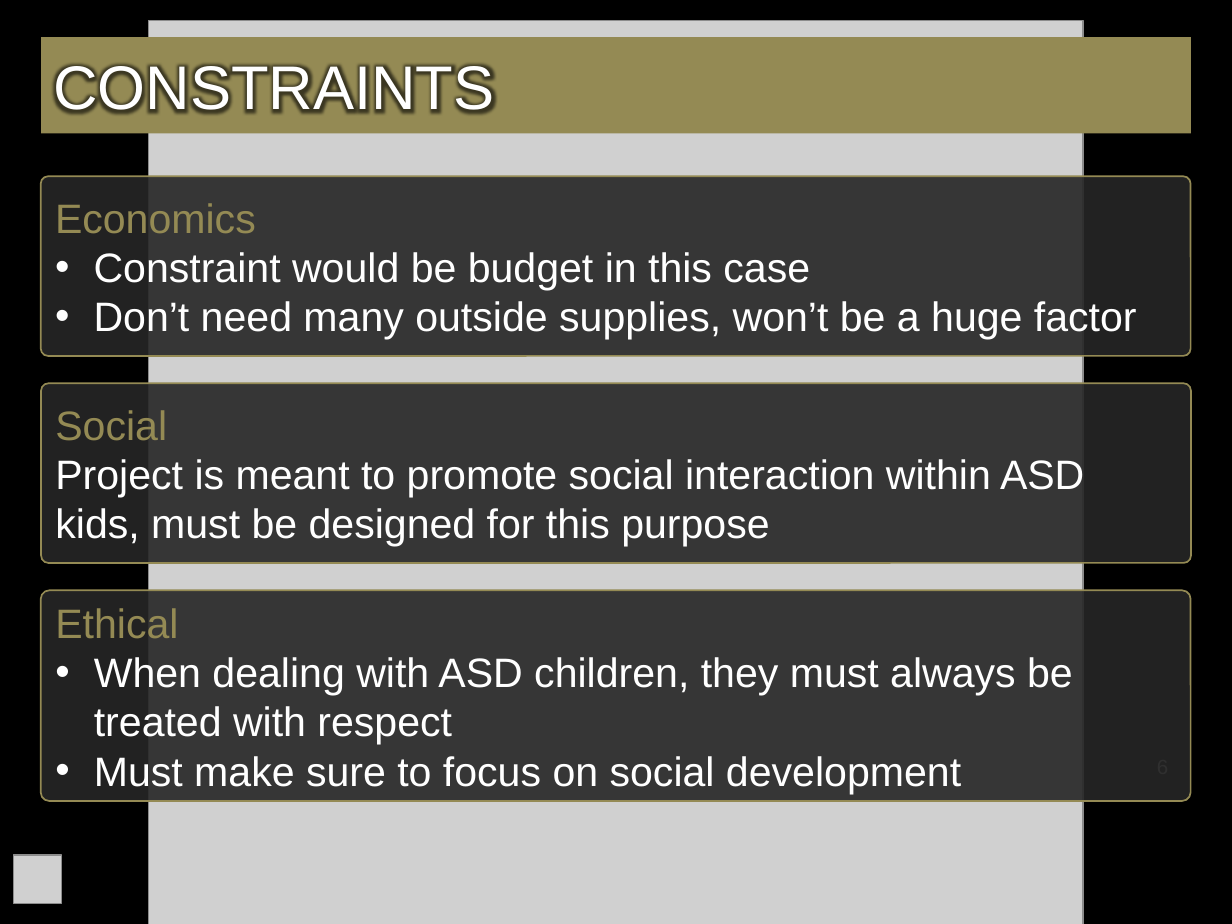
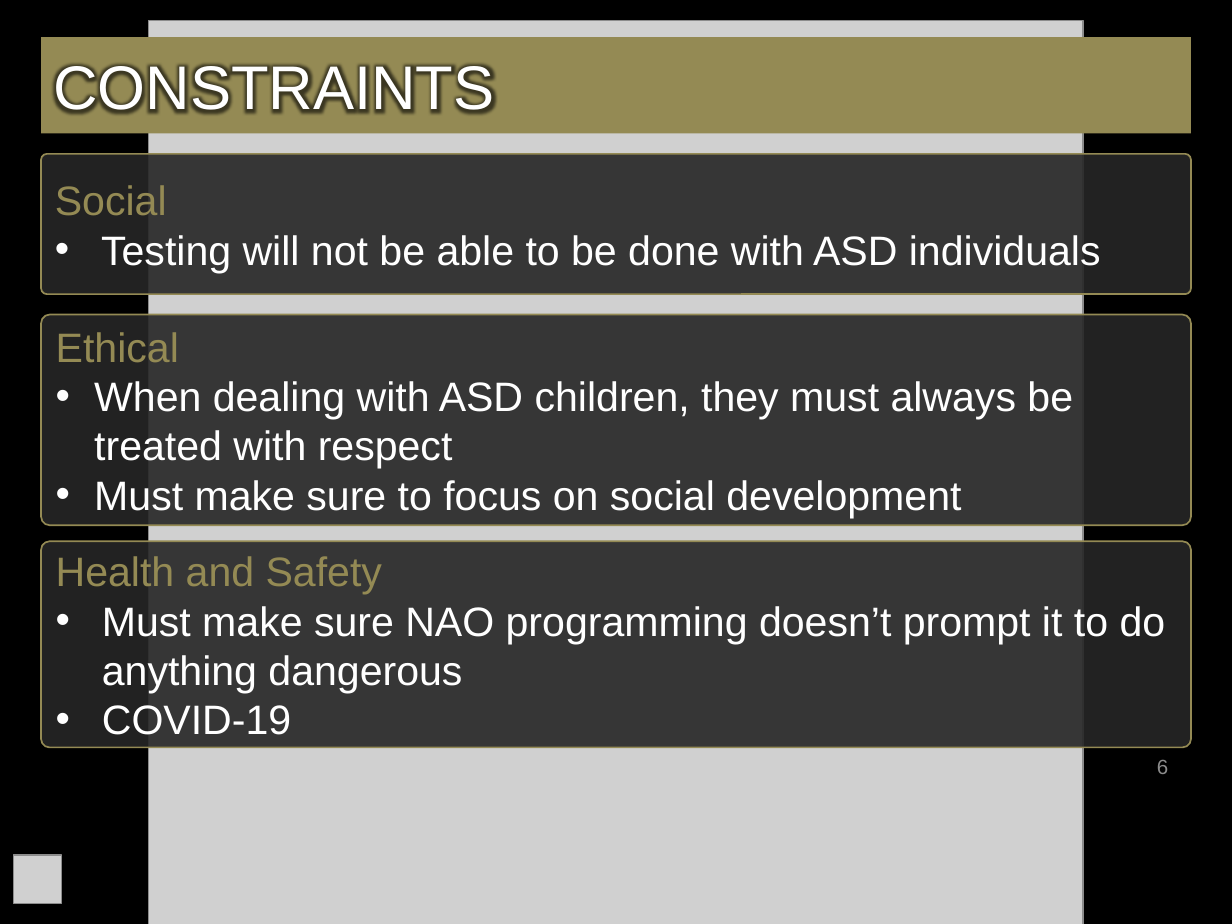
Before and after one commit to bg719/UCCS-Social-Robotics, a slide deck: slide 6 of docs/FinalSeminarPresentation.pptx. Drawn at 1232x924 pixels with LibreOffice and Linux fonts; fonts in the diff are those of the drawing; grey boxes stand for pictures; background and template pictures are left out. Boxes give left, top, right and bottom in pixels: in the first picture for what was removed or moved away, otherwise in the second. Text is boxed around its words. In the diff, an @@ line names an element or a change of style, - is before the commit and + after.

Commit message:
revise: final presentation version

```diff
--- a/docs/FinalSeminarPresentation.pptx
+++ b/docs/FinalSeminarPresentation.pptx
@@ rounded rectangle "Social": place and size @@
-rounded rectangle "Social" at <box>41,383,1190,563</box>
+rounded rectangle "Social" at <box>41,154,1190,294</box>
@@ rounded rectangle removed at <box>41,176,1190,356</box> @@
-Economics
-• Constraint would be budget in this case
-• Don’t need many outside supplies, won’t be a huge factor
@@ text in rounded rectangle at <box>101,235,1101,273</box>: text changed @@
-Project is meant to promote social interaction within ASD kids, must be designed for this purpose
+• Testing will not be able to be done with ASD individuals
@@ rounded rectangle "Ethical": place and size @@
-rounded rectangle "Ethical" at <box>41,590,1190,801</box>
+rounded rectangle "Ethical" at <box>41,314,1190,525</box>
@@ rounded rectangle added at <box>41,541,1190,747</box>, fill #262626 at 90% opacity, outline #948A54 1 pt, 24 pt, text #FFFFFF @@
+Health and Safety
+• Must make sure NAO programming doesn’t prompt it to do anything dangerous
+• COVID-19
```
Also in this commit, not shown: 9 other slides changed, 1 slide added.
